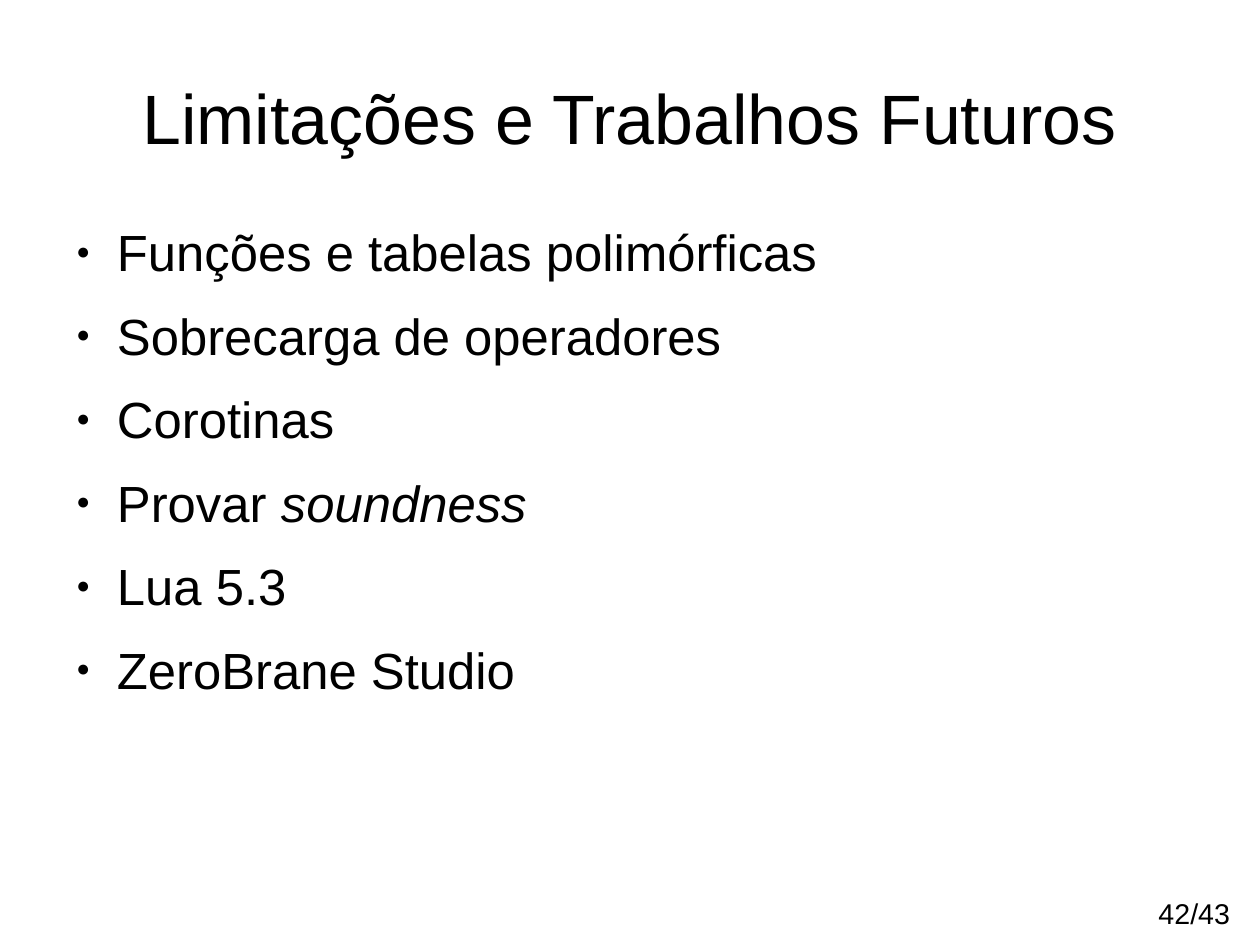
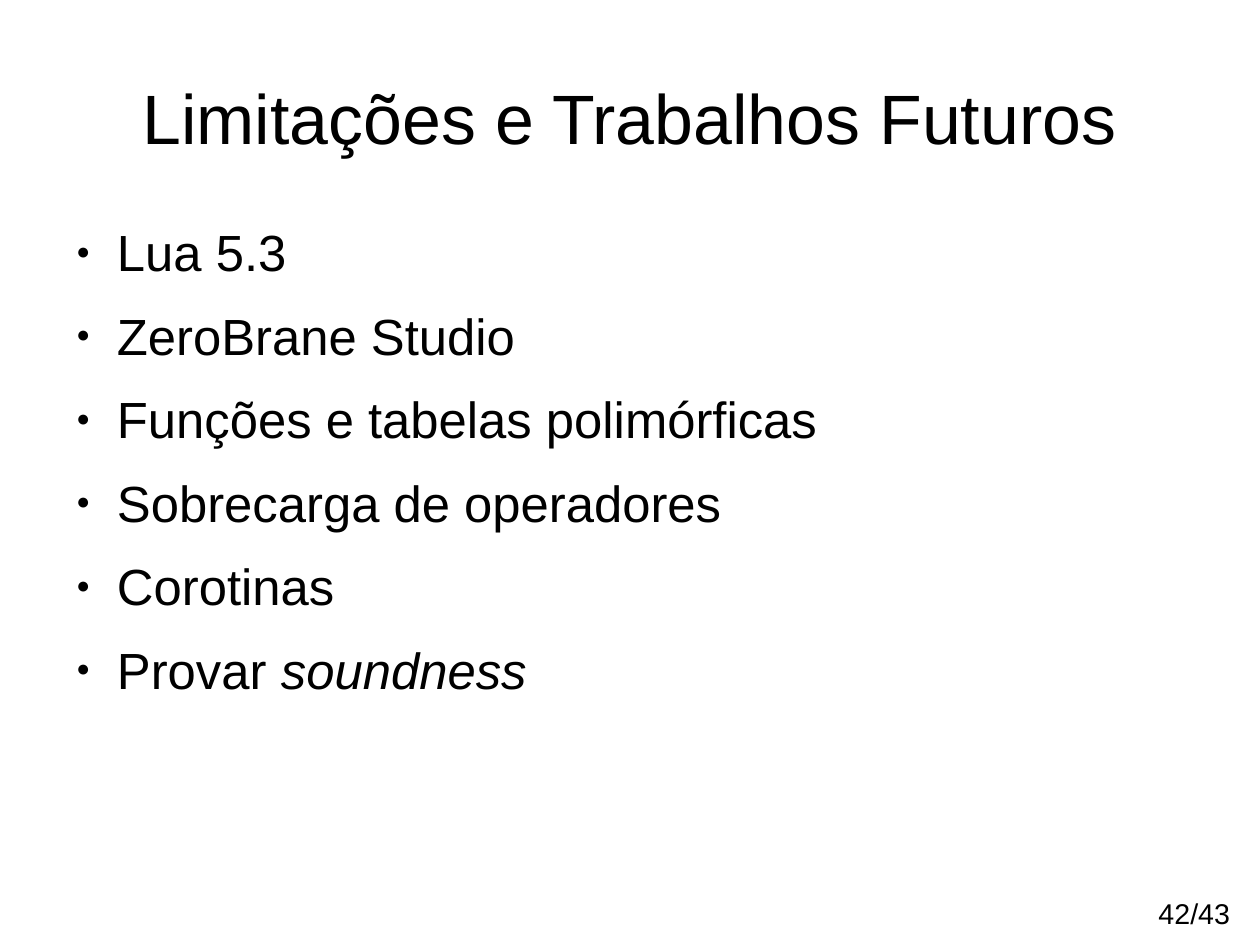
Before and after one commit to andremm/typedlua, a slide deck: slide 42 of doc/slides/sfdcwb2014.odp. Drawn at 1260x945 pixels with LibreOffice and Linux fonts; fonts in the diff are those of the drawing. Boxes give left, top, right and bottom in pixels: in the first picture for what was removed or moved away, otherwise in the second. Text is boxed around its words. In the diff, an @@ line names an element or a change of style, - is before the commit and + after.

```diff
--- a/doc/slides/sfdcwb2014.odp
+++ b/doc/slides/sfdcwb2014.odp
@@ text at [117, 235, 515, 356]: paragraphs added @@
+● Lua 5.3
+● ZeroBrane Studio
@@ text at [117, 569, 515, 690]: paragraphs removed @@
-● Lua 5.3
-● ZeroBrane Studio
```
Also in this commit, not shown: 1 other slide changed, 1 other file.
